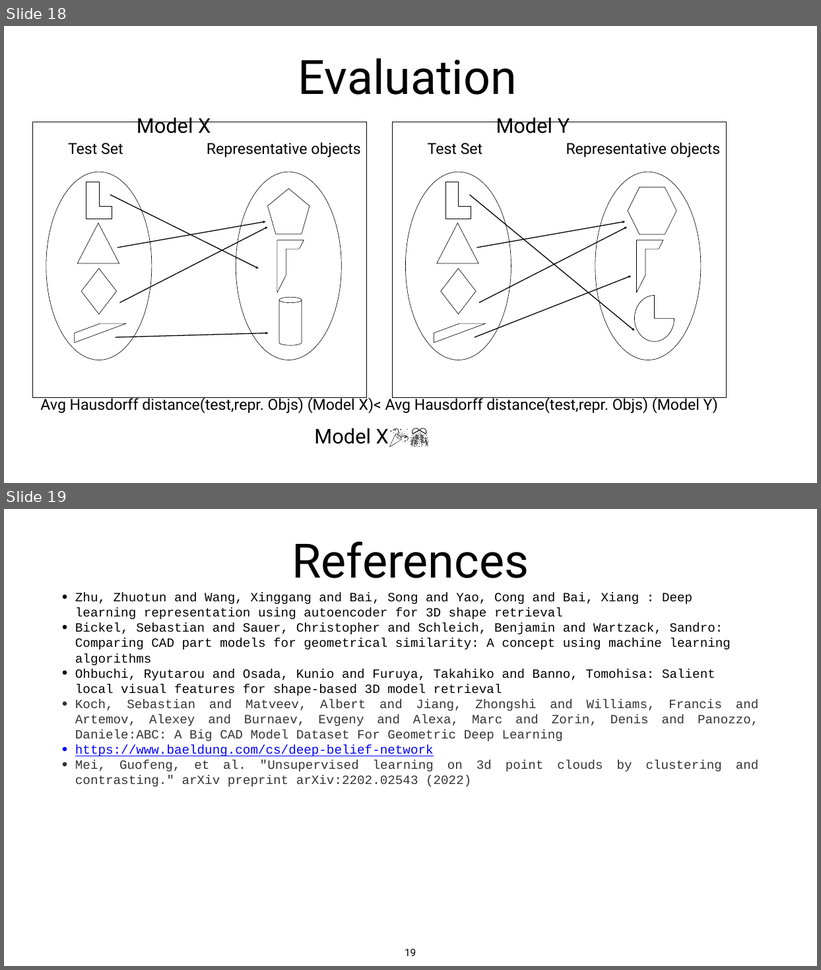
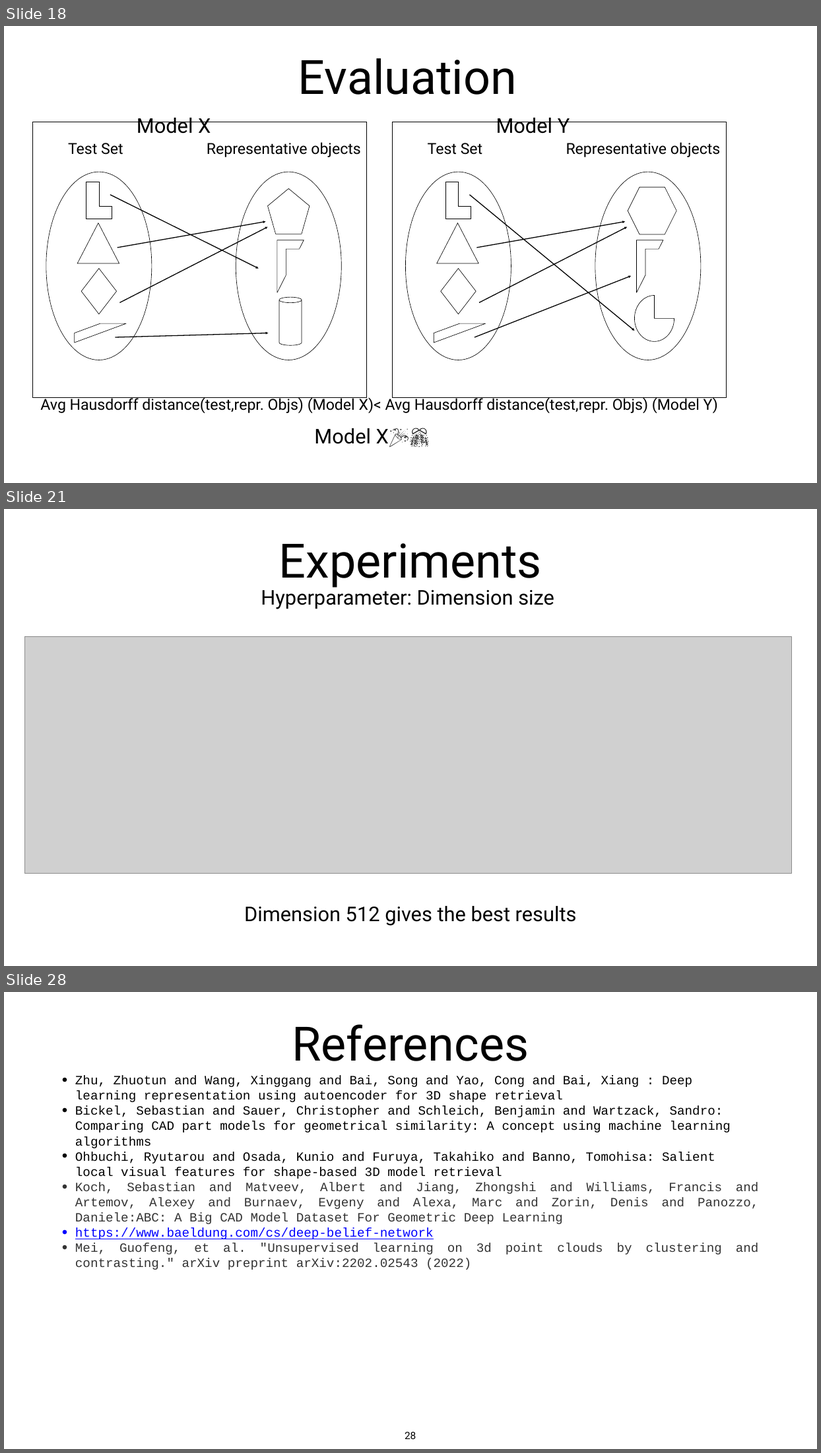
Before and after one commit to snehabanerjee2017/Thesis-Documentation, a slide deck: workshop_presentation.pptx. Shown one above the other, each under a label of ours: slides 18 and 19 before the commit, slides 18, 21 and 28 after it; the slides between them are not shown. The pictures are 821x970 and 821x1453 pixels, drawn with LibreOffice and Linux fonts; fonts in the diff are those of the drawing; grey boxes stand for pictures. Boxes give left, top, right and bottom in pixels: in the first picture for what was removed or moved away, otherwise in the second. Text is boxed around its words. In the diff, an @@ line names an element or a change of style, - is before the commit and + after.

```diff
--- a/workshop_presentation.pptx
+++ b/workshop_presentation.pptx
@@ slide 21 added at box(4, 509, 817, 966), background #FFFFFF @@
@@ title added at box(279, 543, 542, 588), 112 pt, text #000000 @@
+Experiments
@@ text added at box(261, 587, 554, 609), 48 pt, text #000000 @@
+Hyperparameter: Dimension size
@@ picture added at box(24, 636, 791, 874) @@
@@ text added at box(244, 906, 577, 926), 48 pt, text #000000 @@
+Dimension 512 gives the best results
@@ what was slide 19 is now slide 28 @@
@@ page number at box(405, 1432, 416, 1439): text changed @@
-19
+28
```
Also in this commit, not shown: 8 other slides added.
